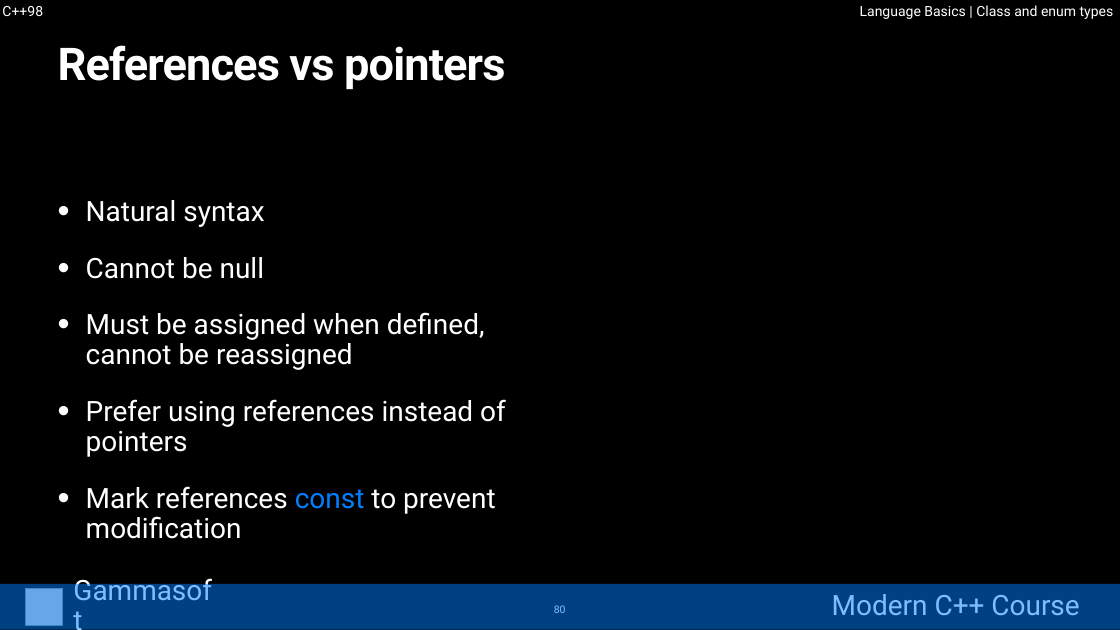
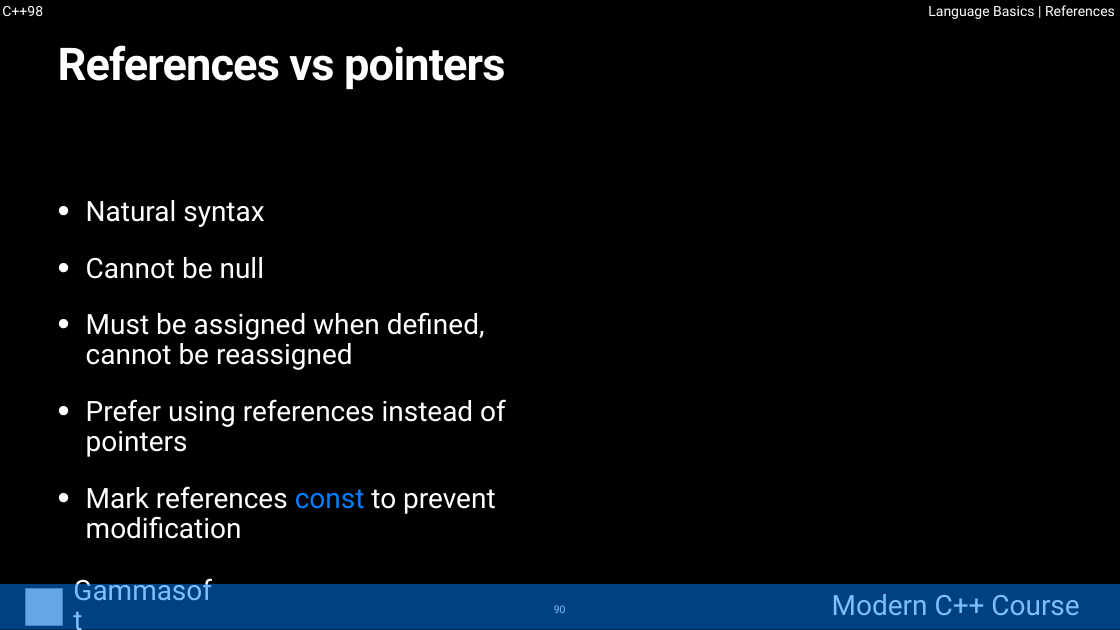
Before and after one commit to gammasoft71/cpp_modern_course, a slide deck: slide 90 of course/powerpoints/02_modern_cpp_course_language_basics.pptx (slide 80 before the commit). Drawn at 1120x630 pixels with LibreOffice and Linux fonts; fonts in the diff are those of the drawing; grey boxes stand for pictures. Boxes give left, top, right and bottom in pixels: in the first picture for what was removed or moved away, otherwise in the second. Text is boxed around its words. In the diff, an @@ line names an element or a change of style, - is before the commit and + after.

```diff
--- a/course/powerpoints/02_modern_cpp_course_language_basics.pptx
+++ b/course/powerpoints/02_modern_cpp_course_language_basics.pptx
@@ text at box(928, 5, 1115, 19): text changed @@
-Language Basics | Class and enum types
+Language Basics | References
```
Also in this commit, not shown: 37 other slides changed, 38 slides added, 3 other files.
